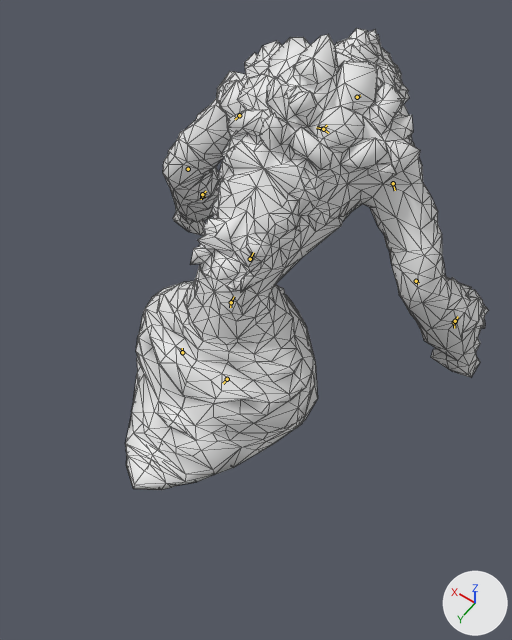
The Blender file assets-src/rooms/tavern/creature-clips/LavaSpawn.blend as it was, and as the next commit left it.
Rendered twice from a 50 mm lens placed at (-0.787, 1.321, 1.901), pointed at (-0.11, 0.373, 0.412). Lighting does not change. The marker at lower right points along +X, +Y and +Z. The first picture is the older version. The bones that bend it are drawn over the model as lines. Mesh edges are drawn as thin lines.

The first picture shows 'LavaSpawnSourceMesh'.
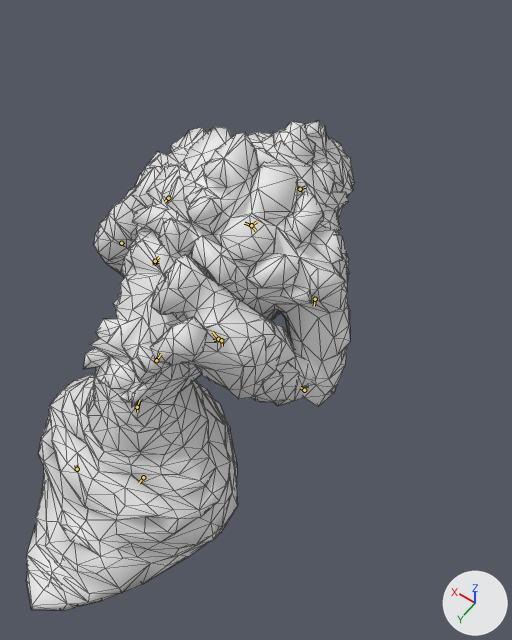
The newer file adds an action. The first version stands in its rest pose; the second is drawn at frame 8 of the action 'SitSlap'.

Boxes (x1, y1, x2, y2) around the edits, measured in the pictures (512 x 640 px):
'LavaSpawnSourceMesh', posed (9% narrower, 6% taller)
    before: (126, 28, 488, 490)
    after: (26, 121, 355, 611)
bone 'master', root to tip
    before: (182, 352) to (182, 348)
    after: (77, 469) to (75, 465)
bone 'chest', root to tip
    before: (250, 259) to (253, 252)
    after: (156, 360) to (161, 354)
bone 'arm1.R', root to tip
    before: (393, 183) to (395, 190)
    after: (315, 299) to (314, 306)
bone 'arm2.R', root to tip
    before: (416, 281) to (418, 283)
    after: (304, 390) to (300, 387)

What changed in the scene script:
```text
Change bone_master:
    where bone_master = bpy.data.objects['LavaSpawn'].pose.bones['master']
    bone_master.location: (0.0, 0.0, 0.0) -> (0.0, -0.021, 0.398)
Change bone_chest:
    where bone_chest = bpy.data.objects['LavaSpawn'].pose.bones['chest']  # child of 'spine'
    bone_chest.rotation_quaternion: (1.0, 0.0, 0.0, 0.0) -> (0.998, 0.0, -0.036, -0.056)  # degrees (0, 0, 0) -> degrees (0, -4, -6)
Change bone_arm1_r:
    where bone_arm1_r = bpy.data.objects['LavaSpawn'].pose.bones['arm1.R']  # child of 'shoulder.R'
    bone_arm1_r.rotation_quaternion: (1.0, 0.0, 0.0, 0.0) -> (0.979, -0.118, 0.0, -0.165)  # degrees (0, 0, 0) -> degrees (-13, -2, -19)
Change bone_arm2_r:
    where bone_arm2_r = bpy.data.objects['LavaSpawn'].pose.bones['arm2.R']  # child of 'arm1.R'
    bone_arm2_r.rotation_quaternion: (1.0, 0.0, 0.0, 0.0) -> (-0.081, -0.781, 0.143, -0.603)  # degrees (0, 0, 0) -> degrees (10, -105, 152)
```
